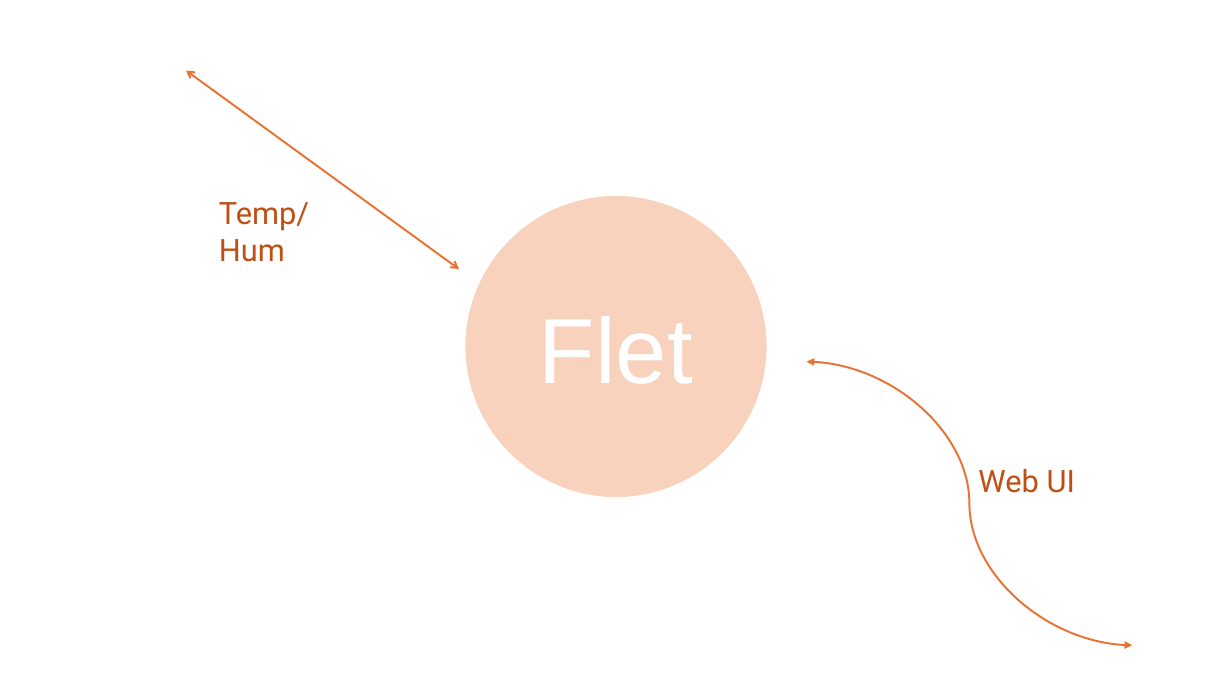
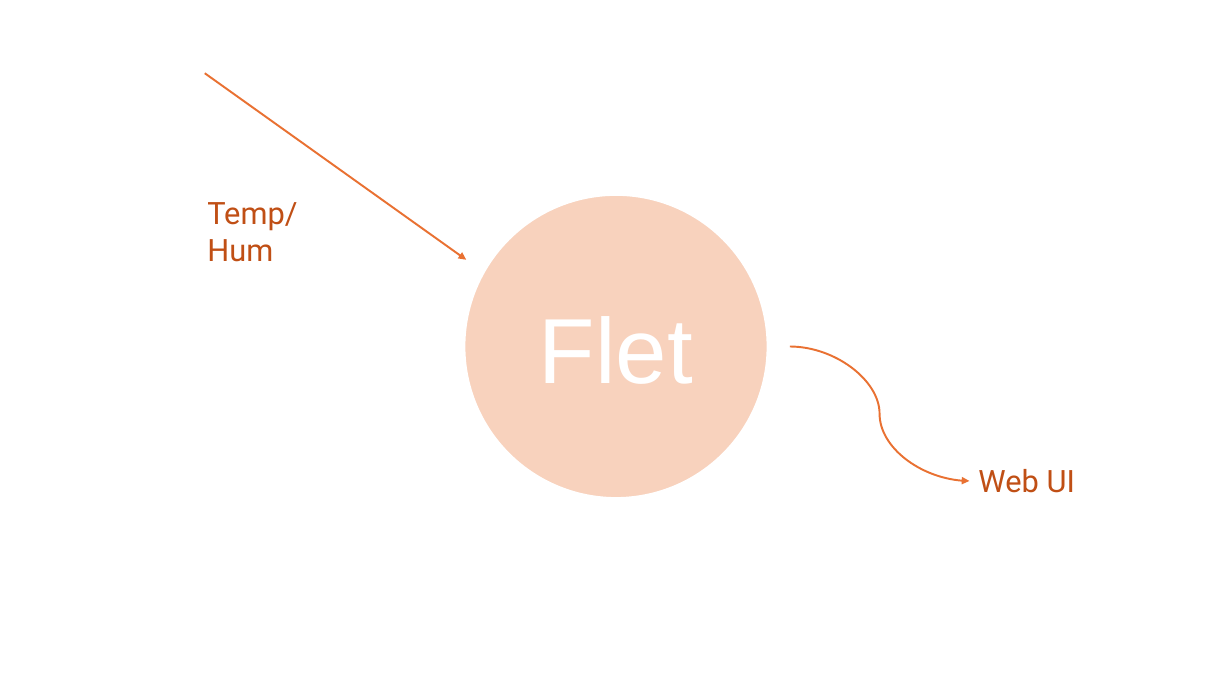
Before and after one commit to petterssonb/python-esp32-mqtt, a slide deck: slide 9 of content/IoT-PoC.pptx. Drawn at 1232x693 pixels with LibreOffice and Linux fonts; fonts in the diff are those of the drawing; background and template pictures are left out. Boxes give left, top, right and bottom in pixels: in the first picture for what was removed or moved away, otherwise in the second. Text is boxed around its words. In the diff, an @@ line names an element or a change of style, - is before the commit and + after.

Commit message:
updated the presentation switched icons and arrows to be more clear.

```diff
--- a/content/IoT-PoC.pptx
+++ b/content/IoT-PoC.pptx
@@ double arrow moved from (186, 70) - (459, 269) to (205, 73) - (467, 260) @@
@@ double arrow (205, 73) - (467, 260): double arrow to arrow @@
@@ text "Temp/ Hum": place and size @@
-text "Temp/ Hum" at box(219, 202, 309, 262)
+text "Temp/ Hum" at box(207, 202, 297, 262)
@@ curved arrow added from (790, 347) to (970, 482), #E97132 1.5 pt @@
@@ curved double arrow removed from (807, 361) to (1132, 645) @@
```
Also in this commit, not shown: 4 other slides changed.
